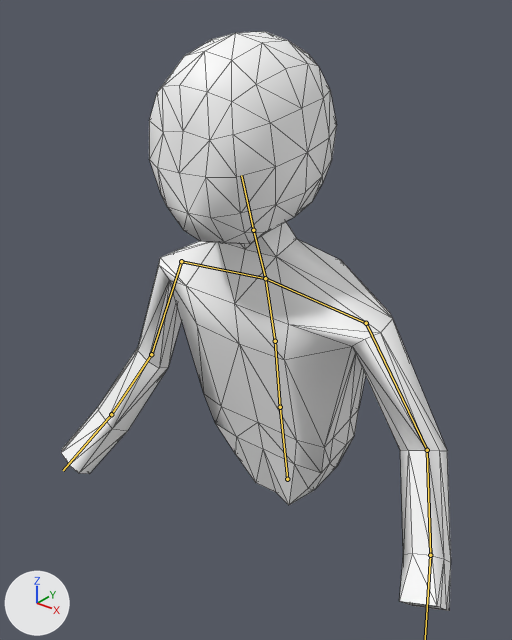
The glTF model Project/Assets/Models/GameScene/Player/player.gltf, before and after one commit.
Before and after are seen from a 50 mm lens placed at (5.88, -8.23, 7.96), pointed at (-0.04, -0.84, 3.37). Lighting does not change. The marker at lower left points along +X, +Y and +Z. Both versions are drawn at frame 11 of the action 'idle'; the numbers are the values there. The bones that bend it are drawn over the model as lines. Mesh edges are drawn as thin lines.

Objects in the first picture: 'player_0'.
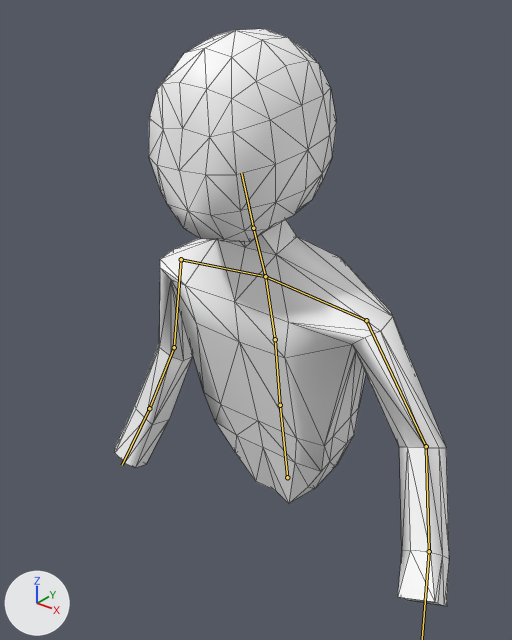
Location of each change, (x1, y1, x2, y2) in pixels of the pictures (512 x 640 px):
'player_0', posed (14% narrower): before (61, 32, 451, 611); after (115, 29, 449, 606)
bone 'waist', root to tip: before (287, 479) to (280, 407); after (287, 477) to (280, 405)
bone 'leftUpperArm', root to tip: before (366, 323) to (427, 450); after (366, 320) to (426, 446)
bone 'rightUpperArm', root to tip: before (181, 261) to (151, 354); after (181, 259) to (174, 347)
bone 'rightForearm', root to tip: before (151, 354) to (111, 414); after (174, 347) to (149, 408)
bone 'rightHand', root to tip: before (111, 414) to (63, 470); after (149, 408) to (122, 465)

What the commit changed:
Bone 'waist' (bone_waist) moves from (0.0, -0.15, 0.0) to (0.0, -0.11, 0.0).
Bone 'leftUpperArm' (bone_leftupperarm) turns from (-7, 2, -60) to (-7, 2, -61) degrees about its own x, y and z.
Bone 'rightUpperArm' (bone_rightupperarm) turns from (61, 6, -2) to (66, -6, -2) degrees about its own x, y and z.
Bone 'rightForearm' (bone_rightforearm) turns from (-1, 5, -25) to (-1, 5, -24) degrees about its own x, y and z.
Bone 'rightHand' (bone_righthand) turns from (-2, 5, -10) to (-1, 3, -5) degrees about its own x, y and z.
